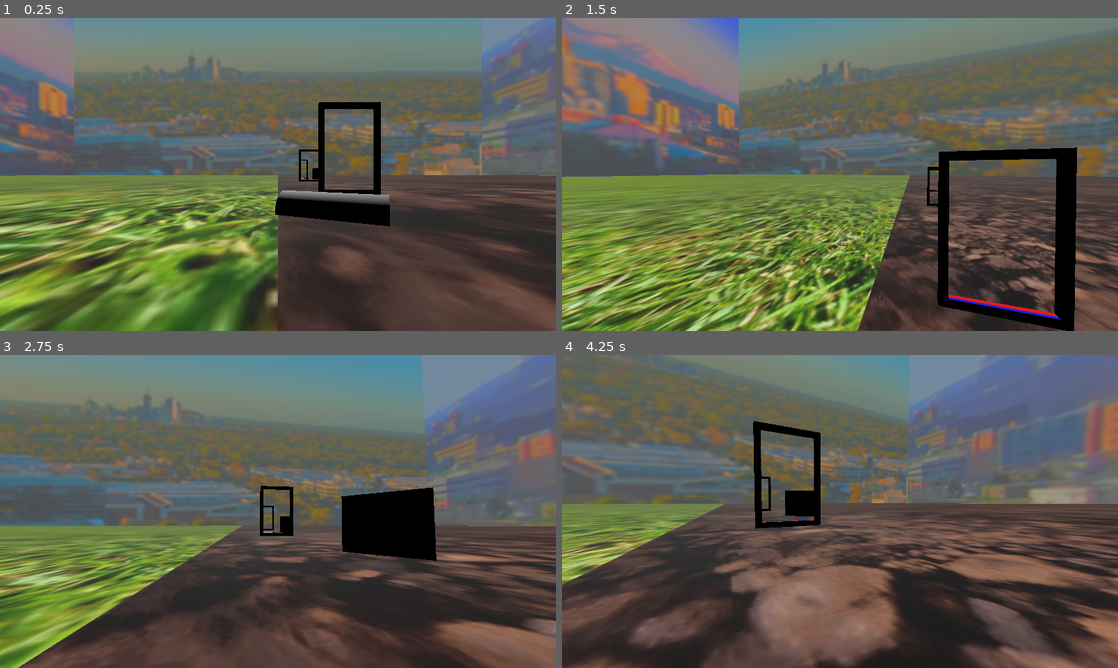
Above: before the commit, frames 1-4 (two rows, left to right).
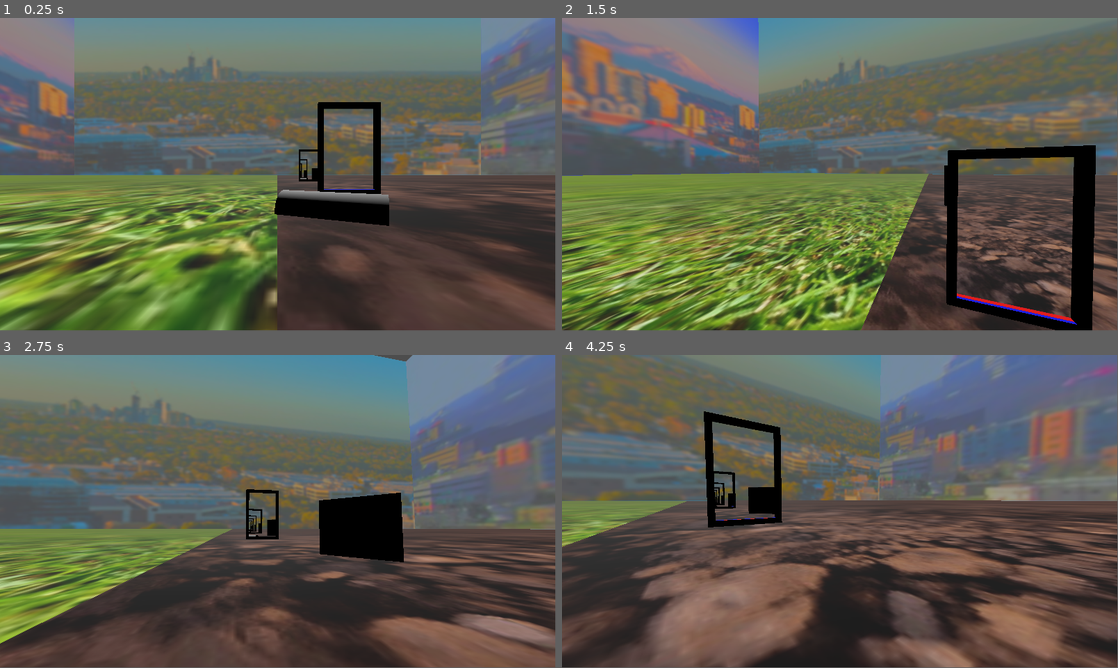
Above: after the commit, the same moments.

Repository: Terrence-Holmes/Hole-In-One
Game: Godot game, scene res://Assets/Rooms/rm_test_1.tscn
The game is run twice, just before and just after one commit, with the same random seed, the same clock (stepped at 60 frames per second) and the same inputs. The project has no main scene, so this scene is started directly.
Inputs (mouse positions are in pixels of both pictures, inside the frame that each line leads up to):
- Up to frame 1 (0.25 s): no input
- Up to frame 2 (1.5 s): tap Enter at 0.5 s; move the mouse to (867, 174) at 0.52 s; hold Up (Up) from 0.53 s (still down); click (867, 174) at 0.6 s; move the mouse to (812, 174) at 1.27 s; tap Space (Select) at 1.35 s
- Up to frame 3 (2.75 s): keep holding Up (Up); move the mouse to (289, 505) at 2.02 s; click (289, 505) at 2.1 s
- Up to frame 4 (4.25 s): keep holding Up (Up); move the mouse to (834, 517) at 2.77 s; tap Space (Select) at 2.85 s; move the mouse to (878, 514) at 3.52 s; click (878, 514) at 3.6 s
The window is 800x450 before the commit and 799x449 after it. Grey fills any space a smaller window leaves; there, only what the larger window draws over its background counts as a difference.

The runs differ from the first frame. In frame 1, 1.7% of the frame differs, in the area x 0-100%, y 0-100%; in frame 2, 40%; in frame 3, 28%; in frame 4, 47%.

Commit message:
Finally finished recursive portals

Diff:
--- a/Assets/Props/Scenes/portal.tscn
+++ b/Assets/Props/Scenes/portal.tscn
@@ -1,7 +1,7 @@
 [gd_scene load_steps=6 format=3 uid="uid://beow8twmmfq07"]
 
 [ext_resource type="Script" path="res://Assets/Props/Scripts/Portal.gd" id="1_f0wwu"]
-[ext_resource type="Material" uid="uid://c13o3p08qve31" path="res://Assets/Props/Materials/portal_mat.tres" id="2_nxj0c"]
+[ext_resource type="Shader" path="res://Assets/Props/Shaders/portal_shader.gdshader" id="2_g3xgm"]
 [ext_resource type="Script" path="res://EditorTools/Scripts/PortalEditor.gd" id="3_fe5n2"]
 
 [sub_resource type="BoxShape3D" id="BoxShape3D_v4s2d"]
@@ -12,7 +12,7 @@
 
 [node name="Portal" type="Node3D"]
 script = ExtResource("1_f0wwu")
-portalMaterial = ExtResource("2_nxj0c")
+portalShader = ExtResource("2_g3xgm")
 
 [node name="CameraViews" type="Node3D" parent="."]
 
@@ -27,9 +27,10 @@
 shape = SubResource("BoxShape3D_v4s2d")
 
 [node name="ShapeCast" type="ShapeCast3D" parent="."]
-visible = false
+transform = Transform3D(1, 0, 0, 0, 1, 0, 0, 0, 1, 0, -1, 0)
 enabled = false
 shape = SubResource("BoxShape3D_db1ei")
+target_position = Vector3(0, 0, 0)
 
 [connection signal="body_entered" from="PassHitbox" to="." method="_body_entered"]
 [connection signal="body_exited" from="PassHitbox" to="." method="_body_exited"]
--- a/Assets/Props/Scenes/portal_spawner.tscn
+++ b/Assets/Props/Scenes/portal_spawner.tscn
@@ -1,36 +1,22 @@
-[gd_scene load_steps=8 format=3 uid="uid://cvr06f1ktu135"]
+[gd_scene load_steps=3 format=3 uid="uid://cvr06f1ktu135"]
 
 [ext_resource type="PackedScene" uid="uid://beow8twmmfq07" path="res://Assets/Props/Scenes/portal.tscn" id="1_qv77c"]
 [ext_resource type="Script" path="res://Assets/Props/Scripts/PortalSpawner.gd" id="1_vfyow"]
-[ext_resource type="Shader" path="res://Assets/Props/Shaders/portal_shader.gdshader" id="3_ocxy0"]
-
-[sub_resource type="ViewportTexture" id="ViewportTexture_5nngh"]
-
-[sub_resource type="ShaderMaterial" id="ShaderMaterial_m7g77"]
-resource_local_to_scene = true
-render_priority = 0
-shader = ExtResource("3_ocxy0")
-shader_parameter/texture_albedo = SubResource("ViewportTexture_5nngh")
-
-[sub_resource type="ViewportTexture" id="ViewportTexture_ubjau"]
-
-[sub_resource type="ShaderMaterial" id="ShaderMaterial_5u3j4"]
-resource_local_to_scene = true
-render_priority = 0
-shader = ExtResource("3_ocxy0")
-shader_parameter/texture_albedo = SubResource("ViewportTexture_ubjau")
 
 [node name="PortalSpawner" type="Node3D"]
 script = ExtResource("1_vfyow")
 
 [node name="Portal1" parent="." node_paths=PackedStringArray("otherPortal") instance=ExtResource("1_qv77c")]
+portal1 = true
 otherPortal = NodePath("../Portal2")
-portalMaterial = SubResource("ShaderMaterial_m7g77")
+size = Vector2(1, 2)
+portal_area_margin = Vector3(0.1, 0.1, 1)
 
 [node name="Portal2" parent="." node_paths=PackedStringArray("otherPortal") instance=ExtResource("1_qv77c")]
 portal1 = false
 otherPortal = NodePath("../Portal1")
-portalMaterial = SubResource("ShaderMaterial_5u3j4")
+size = Vector2(1, 2)
+portal_area_margin = Vector3(0.1, 0.1, 1)
 
 [editable path="Portal1"]
 [editable path="Portal2"]
--- a/Assets/Props/Scripts/Portal.gd
+++ b/Assets/Props/Scripts/Portal.gd
@@ -6,7 +6,7 @@
 @export var otherPortal : Portal = null
 @export var size : Vector2 = Vector2(1, 2)
 @export var portal_area_margin : Vector3 = Vector3(0.1, 0.1, 1.0)
-@export var portalMaterial : ShaderMaterial = null
+@export var portalShader : Shader = null
 
 #References
 @onready var viewportContainer : Node = get_node("Viewports")
@@ -18,7 +18,7 @@
 var cameras : Array[Camera3D]
 var cameraViews : Array[CSGBox3D]
 
-const recursiveCount : int = 3
+const recursiveCount : int = 5
 
 var camRotation : Vector3 = Vector3.ZERO
 
@@ -54,10 +54,13 @@
 
 
 func _ready():
+
 	for i in range(recursiveCount):
 		#Create viewports
+		#var newViewport : SubViewport = get_node("Viewports/CameraViewport" + str(i))
 		var newViewport : SubViewport = SubViewport.new()
 		viewportContainer.add_child(newViewport)
+		newViewport.owner = viewportContainer
 		newViewport.name = "CameraViewport" + str(i)
 		newViewport.render_target_update_mode = SubViewport.UPDATE_ALWAYS
 		newViewport.handle_input_locally = false
@@ -70,16 +73,22 @@
 		var portalMaskPlus : int = 0 if (portal1) else recursiveCount
 		for j in range((recursiveCount * 2)):
 			newCamera.set_cull_mask_value(j + 2, false)
-		newCamera.set_cull_mask_value(recursiveCount - i, true)
+		if (i > 0):
+			newCamera.set_cull_mask_value(i + portalMaskPlus + 1, true)
 		cameras.append(newCamera)
 
 		#Create camera views
 		var newView : CSGBox3D = CSGBox3D.new()
 		cameraViewContainer.add_child(newView)
 		newView.name = "CameraView" + str(i)
-		newView.material = portalMaterial.duplicate()
-		var newViewportPath : NodePath = NodePath("PortalSpawner/" + name + "/Viewports/CameraViewport" + str(i))
-		newView.material.get_shader_parameter("texture_albedo").viewport_path = newViewportPath
+
+		#Create material
+		var material : ShaderMaterial = ShaderMaterial.new()
+		material.shader = portalShader.duplicate()
+		material.resource_local_to_scene = true
+		material.set_shader_parameter("texture_albedo", newViewport.get_texture())
+		newView.material = material
+
 		portalMaskPlus = 0 if (portal1) else recursiveCount
 		newView.set_layer_mask_value(1, false)
 		newView.set_layer_mask_value(i + portalMaskPlus + 2, true)
@@ -87,31 +96,7 @@
 		cameraViews.append(newView)
 
 
-	#for i in range(viewportContainer.get_child_count()):
-		##Get references
-		#viewports.append(viewportContainer.get_child(i))
-		#cameras.append(viewportContainer.get_child(i).get_node("Camera"))
-		#cameraViews.append(cameraViewContainer.get_child(i))
-		#
-		##Set camera view's viewport
-		#var newViewportPath : NodePath = NodePath("PortalSpawner/" + name + "/Viewports/CameraViewport" + str(i))
-		#cameraViews[i].material.get_shader_parameter("texture_albedo").viewport_path = newViewportPath
-
-
-var lateReady : bool = false
-func _late_ready():
-	lateReady = true
-	for i in range(cameraViews.size()):
-		var newViewportPath : NodePath = NodePath("PortalSpawner/" + name + "/Viewports/CameraViewport" + str(i))
-		print(get_parent().get_parent().get_node(newViewportPath))
-		#cameraViews[i].material.set_shader_parameter("texture_albedo").viewport_path = newViewportPath
-		#print(name + " " + str(i) + " : " + str(cameraViews[i]) + "  |  " + str(cameraViews[i].material.get_shader_parameter("texture_albedo").viewport_path))
-
-
 func _process(delta):
-	if (!lateReady):
-		_late_ready()
-
 	passHitbox_cs.disabled = not visible
 	_check_for_teleport()
 	_setup_camera()
--- a/Assets/Rooms/rm_test_1.tscn
+++ b/Assets/Rooms/rm_test_1.tscn
@@ -7,7 +7,6 @@
 [ext_resource type="Texture2D" uid="uid://rmlh6ijg35ny" path="res://Assets/Environment/Textures/TestCity1.png" id="4_gw7x7"]
 [ext_resource type="Texture2D" uid="uid://bo2vdokaser3c" path="res://Assets/Environment/Textures/TestCity2.png" id="5_r0pyo"]
 [ext_resource type="Texture2D" uid="uid://bomvxrbfn7dbl" path="res://Assets/Environment/Textures/TestCity3.png" id="6_738j8"]
-[ext_resource type="Shader" path="res://Assets/Props/Shaders/portal_shader.gdshader" id="7_hpofo"]
 [ext_resource type="PackedScene" uid="uid://b0ris7n8cfaa6" path="res://Assets/Debug/Scenes/first_person_player.tscn" id="9_gxofw"]
 
 [sub_resource type="WorldBoundaryShape3D" id="WorldBoundaryShape3D_4r8iu"]
@@ -61,24 +60,8 @@
 shading_mode = 0
 albedo_texture = ExtResource("6_738j8")
 
-[sub_resource type="ViewportTexture" id="ViewportTexture_nhk8g"]
-
-[sub_resource type="ShaderMaterial" id="ShaderMaterial_4df04"]
-resource_local_to_scene = true
-render_priority = 0
-shader = ExtResource("7_hpofo")
-shader_parameter/texture_albedo = SubResource("ViewportTexture_nhk8g")
-
 [sub_resource type="BoxShape3D" id="BoxShape3D_7p0mn"]
 size = Vector3(5.2, 8.2, 2)
-
-[sub_resource type="ViewportTexture" id="ViewportTexture_l5853"]
-
-[sub_resource type="ShaderMaterial" id="ShaderMaterial_8g0kj"]
-resource_local_to_scene = true
-render_priority = 0
-shader = ExtResource("7_hpofo")
-shader_parameter/texture_albedo = SubResource("ViewportTexture_l5853")
 
 [sub_resource type="BoxShape3D" id="BoxShape3D_r5lt3"]
 size = Vector3(5.2, 8.2, 2)
@@ -186,7 +169,6 @@
 [node name="Portal1" parent="PortalSpawner" index="0"]
 transform = Transform3D(1, 0, 0, 0, 1, 0, 0, 0, 1, 9, 4.5, -58)
 size = Vector2(5, 8)
-portalMaterial = SubResource("ShaderMaterial_4df04")
 
 [node name="CollisionShape" parent="PortalSpawner/Portal1/PassHitbox" index="0"]
 shape = SubResource("BoxShape3D_7p0mn")
@@ -194,7 +176,6 @@
 [node name="Portal2" parent="PortalSpawner" index="1"]
 transform = Transform3D(1, 0, 0, 0, 1, 0, 0, 0, 1, 7, 4.5, -20)
 size = Vector2(5, 8)
-portalMaterial = SubResource("ShaderMaterial_8g0kj")
 
 [node name="PassHitbox" parent="PortalSpawner/Portal2" index="3"]
 visible = false
--- a/project.godot
+++ b/project.godot
@@ -10,7 +10,7 @@
 
 [application]
 
-config/name="Hole In One"
+config/name="Two Holes in One"
 config/features=PackedStringArray("4.2", "Forward Plus")
 config/icon="res://icon.svg"
 
@@ -20,8 +20,8 @@
 
 [display]
 
-window/size/viewport_width=1536
-window/size/viewport_height=864
+window/size/viewport_width=1920
+window/size/viewport_height=1080
 
 [input]
 
Not shown: 1 places in Assets/Rooms/rm_test_1.tscn that only renumber resources
